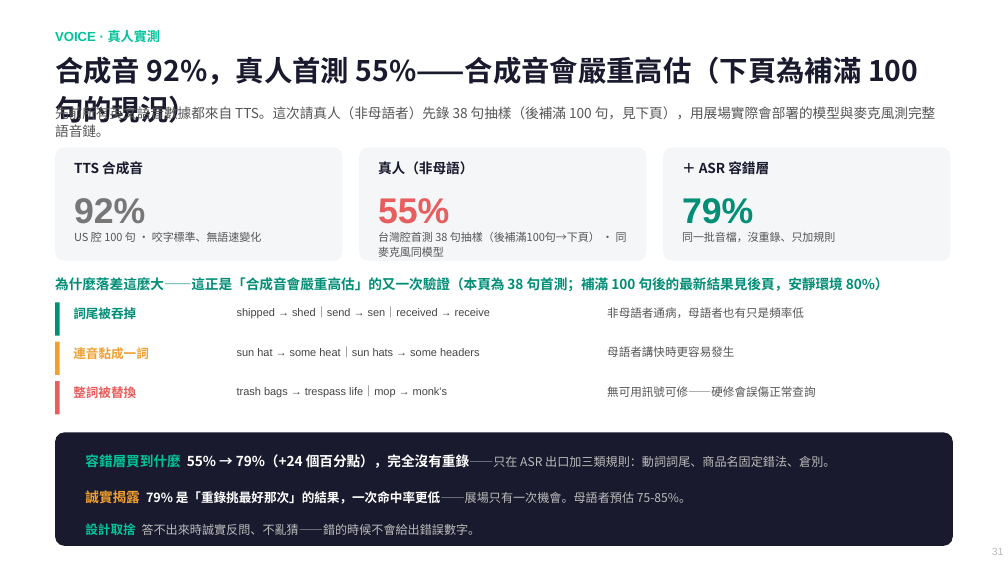
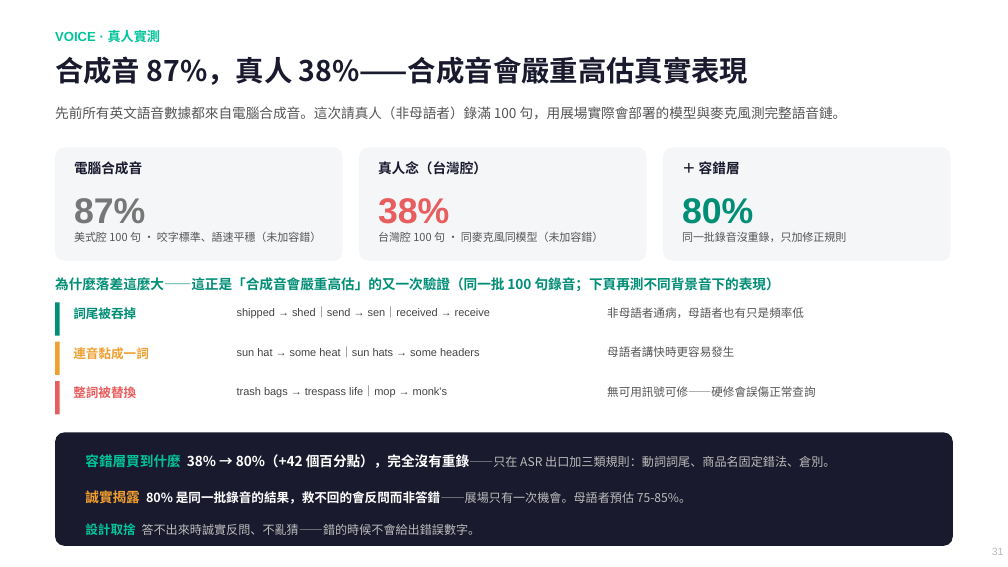
Before and after one commit to chunyen627-afk/warehouse-v2-agent, a slide deck: slide 31 of 倉管Agent_專案簡報.pptx. Drawn at 1008x567 pixels with LibreOffice and Linux fonts; fonts in the diff are those of the drawing. Boxes give left, top, right and bottom in pixels: in the first picture for what was removed or moved away, otherwise in the second. Text is boxed around its words. In the diff, an @@ line names an element or a change of style, - is before the commit and + after.

Commit message:
真人實測頁數字統一（user 校對抓到三重不一致）
原本三格混用了三種條件，並排沒有比較意義：
  合成音 92

```diff
--- a/倉管Agent_專案簡報.pptx
+++ b/倉管Agent_專案簡報.pptx
@@ text at (x1=55, y1=56, x2=748, y2=85): text changed @@
-合成音 92%，真人首測 55%——合成音會嚴重高估（下頁為補滿 100 句的現況）
+合成音 87%，真人 38%——合成音會嚴重高估真實表現
@@ text at (x1=55, y1=106, x2=847, y2=119): text changed @@
-先前所有英文語音數據都來自 TTS。這次請真人（非母語者）先錄 38 句抽樣（後補滿 100 句，見下頁），用展場實際會部署的模型與麥克風測完整語音鏈。
+先前所有英文語音數據都來自電腦合成音。這次請真人（非母語者）錄滿 100 句，用展場實際會部署的模型與麥克風測完整語音鏈。
@@ text at (x1=74, y1=159, x2=142, y2=177): text changed @@
-TTS 合成音
+電腦合成音
@@ text at (x1=378, y1=161, x2=487, y2=175): text changed @@
-真人（非母語）
+真人念（台灣腔）
@@ text at (x1=699, y1=159, x2=740, y2=177): text changed @@
-＋ ASR 容錯層
+＋ 容錯層
@@ text at (x1=74, y1=198, x2=145, y2=224): text changed @@
-92%
+87%
@@ text at (x1=378, y1=198, x2=449, y2=224): text changed @@
-55%
+38%
@@ text at (x1=682, y1=198, x2=753, y2=224): text changed @@
-79%
+80%
@@ text at (x1=74, y1=232, x2=321, y2=242): text changed @@
-US 腔 100 句 · 咬字標準、無語速變化
+美式腔 100 句 · 咬字標準、語速平穩（未加容錯）
@@ text at (x1=378, y1=232, x2=603, y2=242): text changed @@
-台灣腔首測 38 句抽樣（後補滿100句→下頁） · 同麥克風同模型
+台灣腔 100 句 · 同麥克風同模型（未加容錯）
@@ text at (x1=682, y1=232, x2=846, y2=242): text changed @@
-同一批音檔，沒重錄、只加規則
+同一批錄音沒重錄，只加修正規則
@@ text at (x1=55, y1=277, x2=780, y2=292): text changed @@
-為什麼落差這麼大——這正是「合成音會嚴重高估」的又一次驗證（本頁為 38 句首測；補滿 100 句後的最新結果見後頁，安靜環境 80%）
+為什麼落差這麼大——這正是「合成音會嚴重高估」的又一次驗證（同一批 100 句錄音；下頁再測不同背景音下的表現）
@@ text at (x1=85, y1=454, x2=835, y2=468): text changed @@
-容錯層買到什麼 55% → 79%（+24 個百分點），完全沒有重錄——只在 ASR 出口加三類規則：動詞詞尾、商品名固定錯法、倉別。
+容錯層買到什麼 38% → 80%（+42 個百分點），完全沒有重錄——只在 ASR 出口加三類規則：動詞詞尾、商品名固定錯法、倉別。
@@ text at (x1=85, y1=489, x2=691, y2=507): text changed @@
-誠實揭露 79% 是「重錄挑最好那次」的結果，一次命中率更低——展場只有一次機會。母語者預估 75-85%。
+誠實揭露 80% 是同一批錄音的結果，救不回的會反問而非答錯——展場只有一次機會。母語者預估 75-85%。
```
Also in this commit, not shown: 1 other slide changed, 1 other file.
